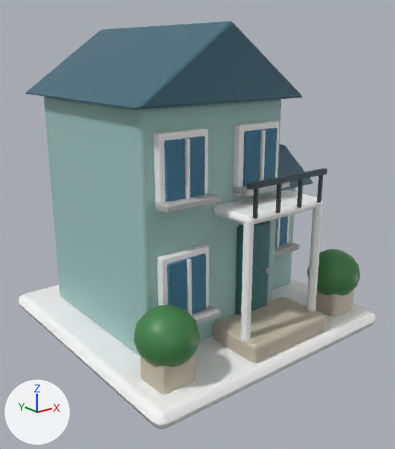
The glTF model public/models/big-house.glb, before and after one commit.
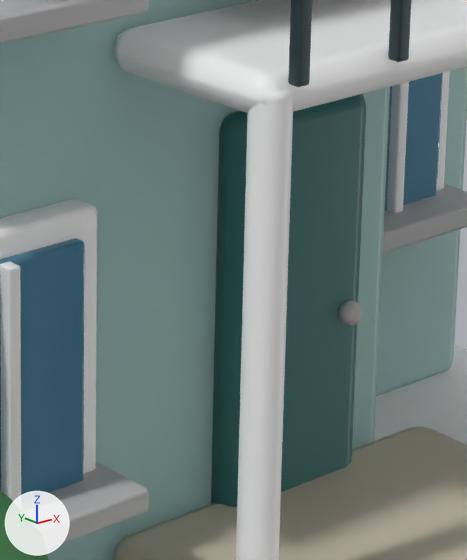
There are two pictures of each version: one whole from a camera (50 mm lens) standing at (-2.72, -3.49, 2.24) and looking at (-0.02, -0.11, 0.89), one close up on the part from 47% to 74% of the width and 44% to 73% of the height. The axes (+X, +Y, +Z) are drawn at lower left. The lights are the same throughout. The older version's two pictures come first. Where no turn or scale is listed for an object, it has been applied to the vertices.

Script lines for the objects in view, before the commit:
```python
me_cube_019 = bpy.data.meshes.new('Cube.019')
me_cube_019.from_pydata(...)  # 624 vertices, 1216 faces; spans x -1.15..1.15, y -1.15..1.15, z -0.07..1.68
me_cube_019.materials.append(mat_porcelain)  # white #fafafa
me_cube_038 = bpy.data.meshes.new('Cube.038')
me_cube_038.from_pydata(...)  # 56 vertices, 108 faces; spans x -0.16..0.16, y -0.04..0.04, z -0.41..0.41
me_cube_038.materials.append(mat_teal_door)  # dark cyan #296a68
me_sphere_004 = bpy.data.meshes.new('Sphere.004')
me_sphere_004.from_pydata(...)  # a UV sphere (16 segments, 8 rings, poles along z) spanning x -0.22..0.22, y -0.22..0.22, z -0.2..0.2; a UV sphere (16 segments, 8 rings, poles along z) spanning x 1.51..1.95, y -0.22..0.22, z -0.2..0.2
me_sphere_004.materials.append(mat_leaves)  # green #42834a
ob_batch_leaves = bpy.data.objects.new('Batch_Leaves_', me_sphere_004)
ob_batch_leaves.location = (-0.86, -0.84, 0.46)
ob_batch_porcelain = bpy.data.objects.new('Batch_Porcelain_', me_cube_019)
ob_batch_porcelain.location = (0.0, 0.0, 0.07)
ob_door = bpy.data.objects.new('Door', me_cube_038)
ob_door.location = (0.12, -0.63, 0.6)
# also in view: 'Batch_Dark metal_' at (0.1, -0.98, 1.3); 'Batch_Blue windows_' at (0.05, -0.5, 1.07); 'Batch_Sage blue plaster_' at (0.07, 0.13, 1.02); 'Batch_Chalk_' at (0.06, -0.52, 1.07); 'Batch_Warm stone_' at (0.0, -0.84, 0.23)
```
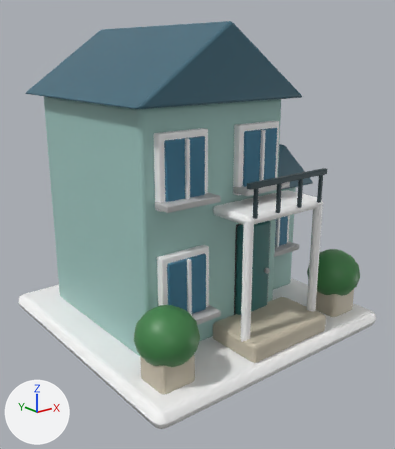
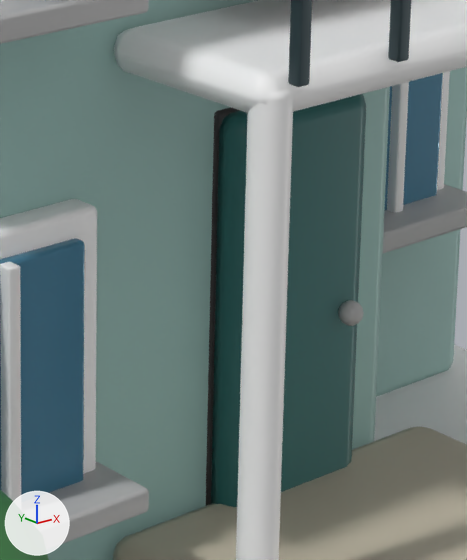
Pixel boxes (x1, y1, x2, y2) of what changed, in the close-ups (467 x 560 px):
```json
{"object": "Doorway", "change": "added", "after": [206, 107, 240, 506]}
```

The change, as JSON lines over the scene's bpy script:
```json
{"op": "add", "block": "mat_ink", "code": ["mat_ink = principled_material('Ink')", "mat_ink.base_color = (0.035, 0.035, 0.035)  # dark grey #353535", "mat_ink.roughness = 0.45"]}
{"op": "add", "block": "me_cube_039_1", "code": ["me_cube_039_1 = bpy.data.meshes.new('Cube.039')", "me_cube_039_1.from_pydata(...)  # 56 vertices, 108 faces; spans x -0.16..0.16, y -0.01..0.01, z -0.41..0.41", "me_cube_039_1.materials.append(mat_ink)  # dark grey #353535"]}
{"op": "add", "block": "ob_doorway", "code": ["ob_doorway = bpy.data.objects.new('Doorway', me_cube_039_1)", "ob_doorway.location = (0.12, -0.59, 0.6)"]}
```
